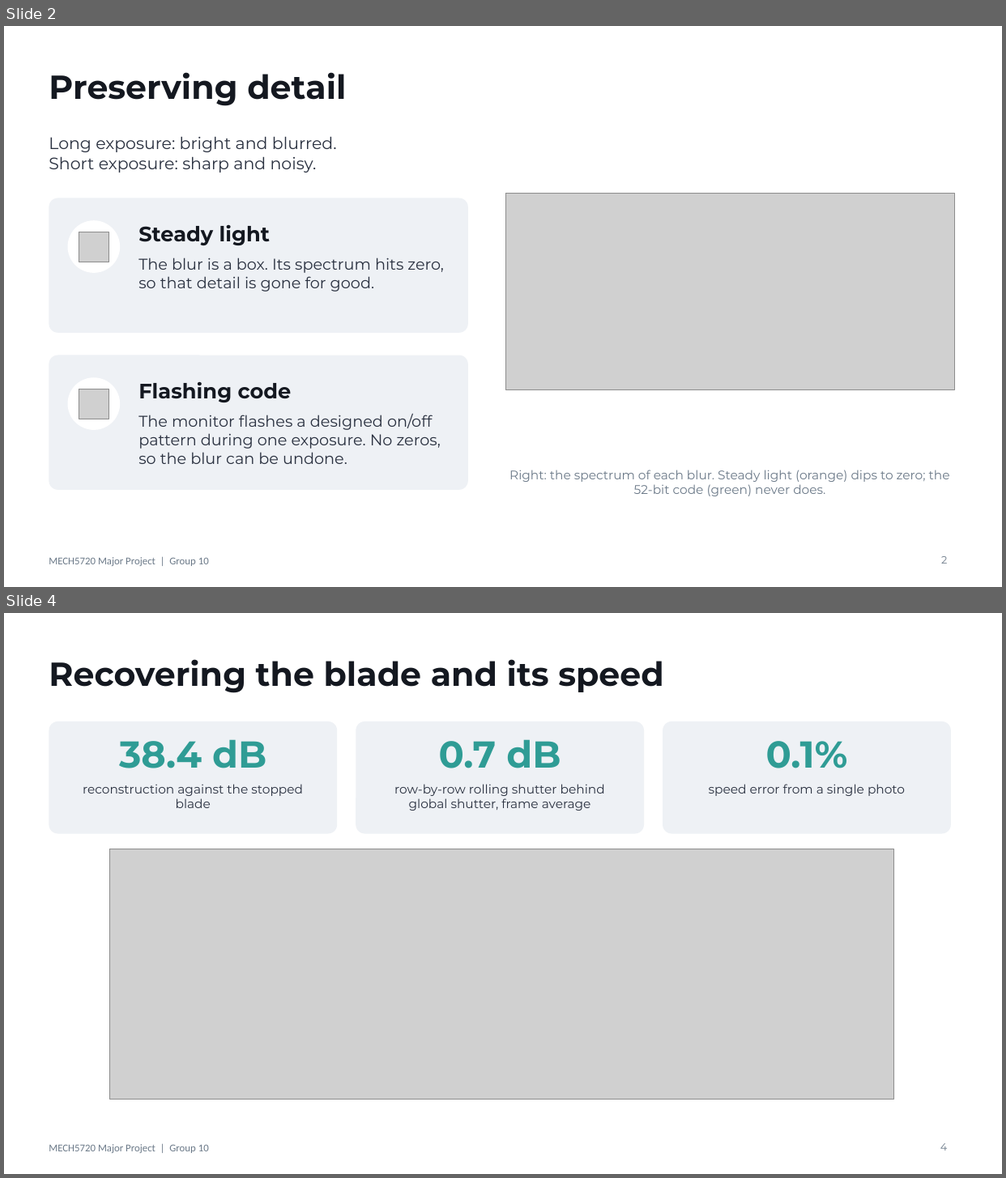
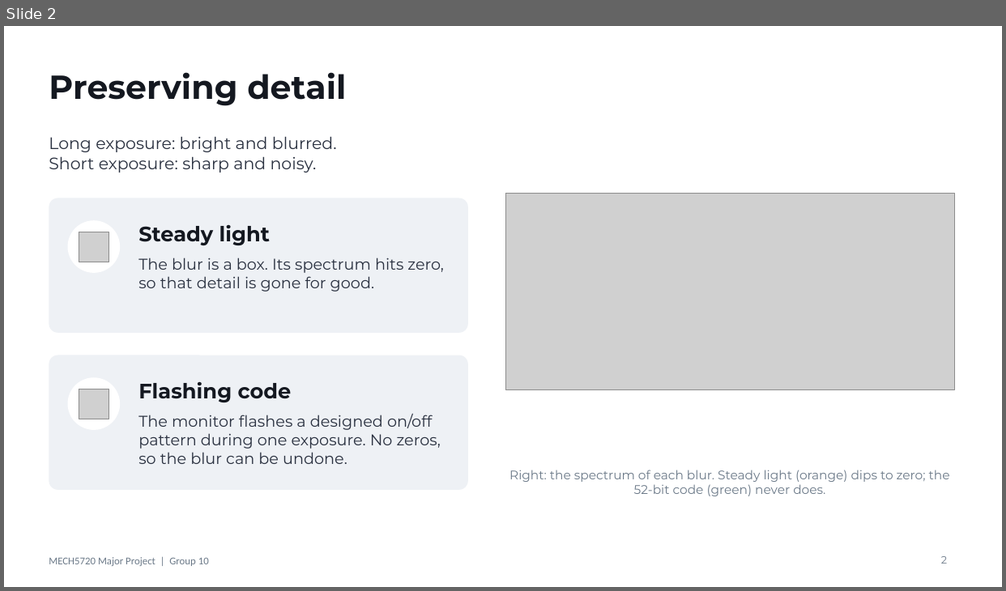
Before and after one commit to chung-811/MECH5720-Major-Project, a slide deck: presentation/MECH5720-lightning-talk.pptx. Shown one above the other, each under a label of ours: slides 2 and 4 before the commit, slide 2 after it; the slides between them are not shown. The pictures are 1006x1178 and 1006x591 pixels, drawn with LibreOffice and Linux fonts; fonts in the diff are those of the drawing; grey boxes stand for pictures. Boxes give left, top, right and bottom in pixels: in the first picture for what was removed or moved away, otherwise in the second. Text is boxed around its words. In the diff, an @@ line names an element or a change of style, - is before the commit and + after.

```diff
--- a/presentation/MECH5720-lightning-talk.pptx
+++ b/presentation/MECH5720-lightning-talk.pptx
@@ slide 4 removed at box(4, 613, 1002, 1174), background #FFFFFF; not listed: 1 template element that a slide beside it also shows @@
@@ title removed at box(49, 659, 663, 693) @@
-Recovering the blade and its speed
@@ rounded rectangle removed at box(49, 722, 337, 834) @@
@@ rounded rectangle removed at box(356, 722, 644, 834) @@
@@ rounded rectangle removed at box(663, 722, 951, 834) @@
@@ text removed at box(119, 739, 266, 769) @@
-38.4 dB
@@ text removed at box(439, 739, 560, 769) @@
-0.7 dB
@@ text removed at box(766, 741, 848, 769) @@
-0.1%
@@ text removed at box(83, 784, 303, 808) @@
-reconstruction against the stopped blade
@@ text removed at box(394, 784, 605, 811) @@
-row-by-row rolling shutter behind global shutter, frame average
@@ text removed at box(709, 784, 905, 796) @@
-speed error from a single photo
@@ picture removed at box(109, 849, 893, 1100) @@
@@ page number removed at box(940, 1144, 947, 1151) @@
-4
```
Also in this commit, not shown: 3 slides changed, 5 slides added, 1 other slide removed.
